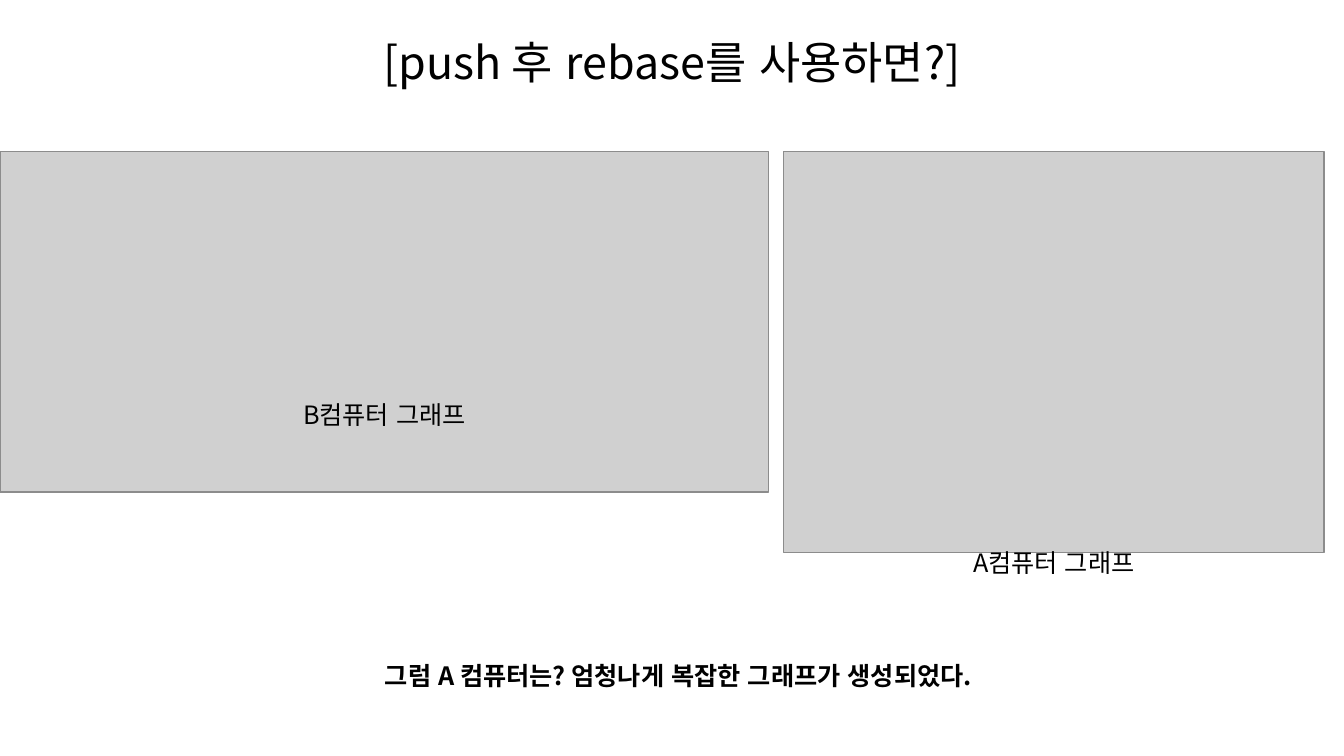
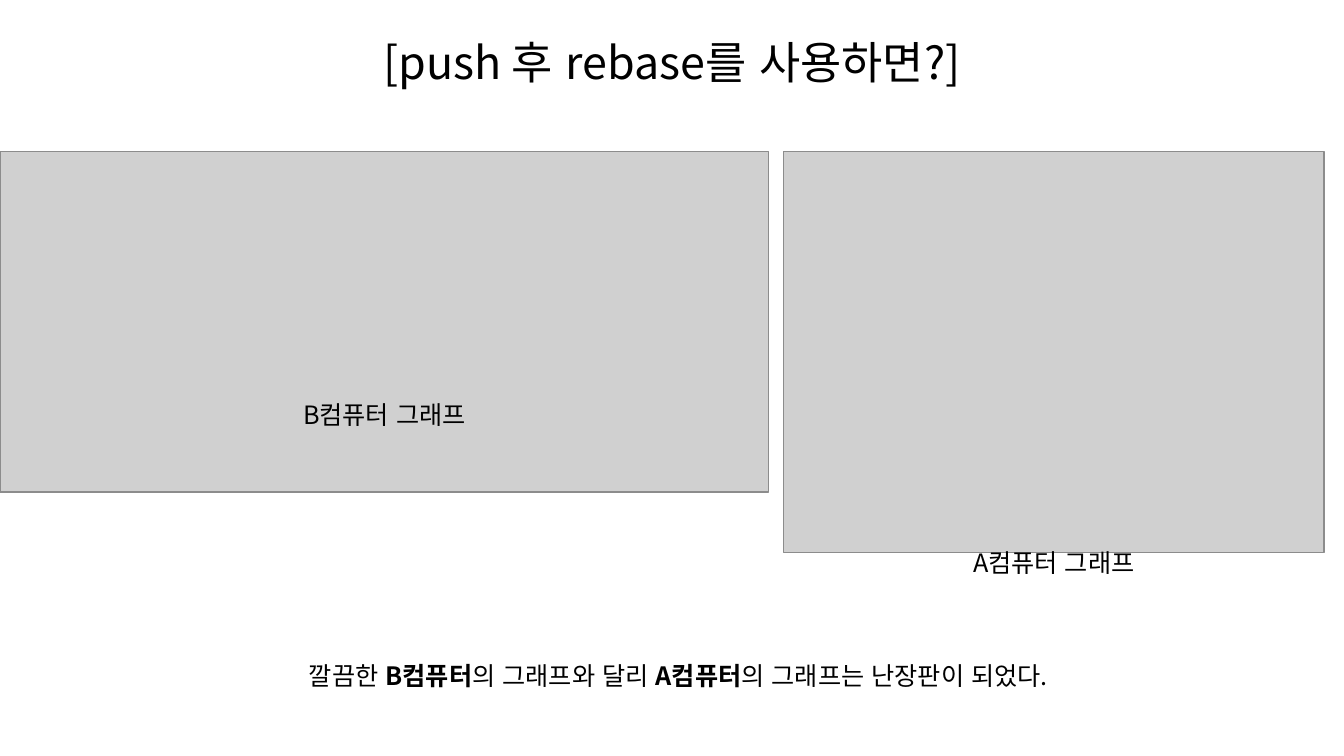
Before and after one commit to SeungHeeNoh/study_well, a slide deck: slide 47 of docs/9. rebase.pptx. Drawn at 1344x756 pixels with LibreOffice and Linux fonts; fonts in the diff are those of the drawing; grey boxes stand for pictures. Boxes give left, top, right and bottom in pixels: in the first picture for what was removed or moved away, otherwise in the second. Text is boxed around its words. In the diff, an @@ line names an element or a change of style, - is before the commit and + after.

```diff
--- a/docs/9. rebase.pptx
+++ b/docs/9. rebase.pptx
@@ text at <box>309,664,1048,688</box>: text changed; bold off @@
-그럼 A 컴퓨터는? 엄청나게 복잡한 그래프가 생성되었다.
+깔끔한 B컴퓨터의 그래프와 달리 A컴퓨터의 그래프는 난장판이 되었다.
```
Also in this commit, not shown: 6 other slides changed.
